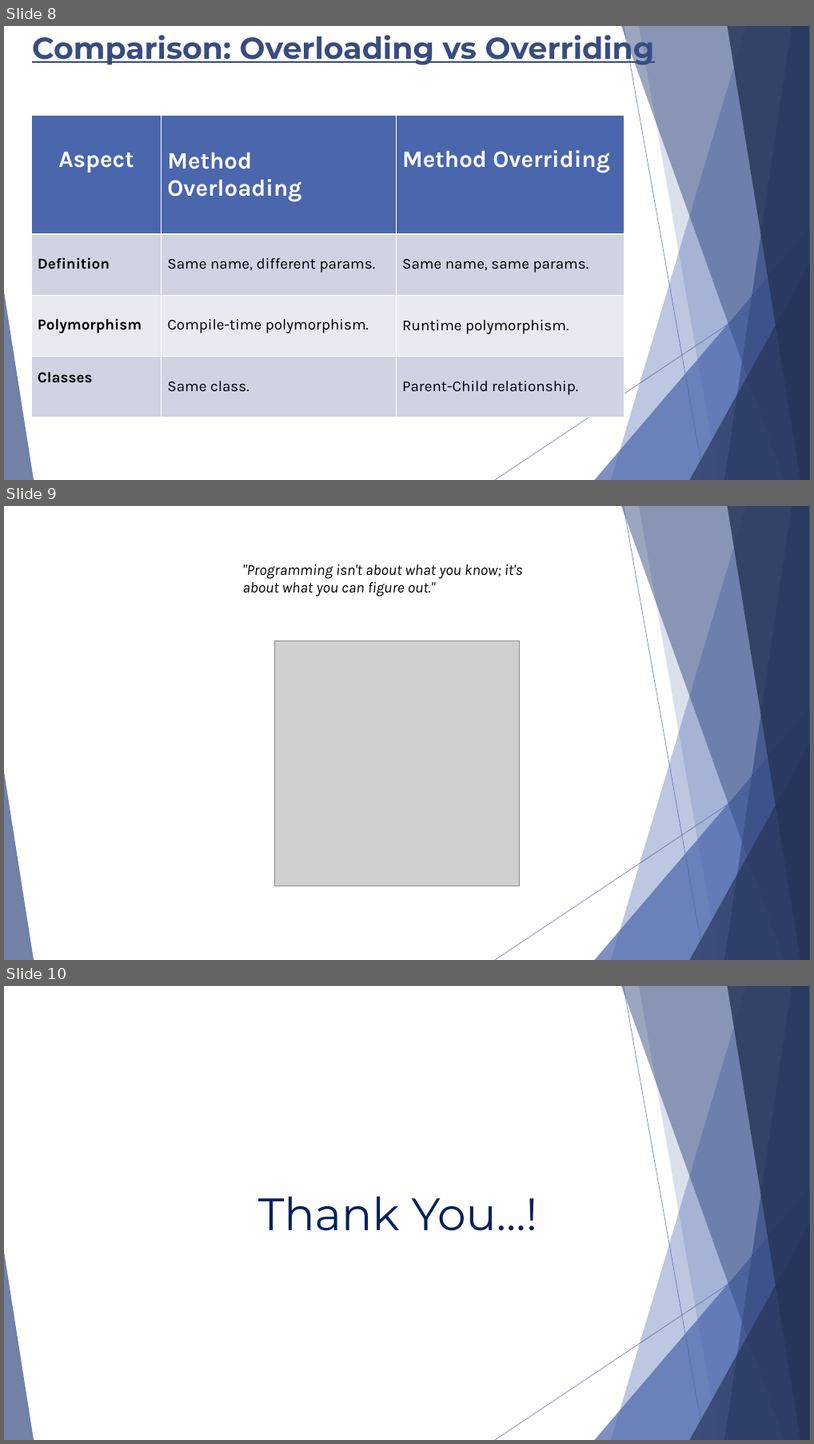
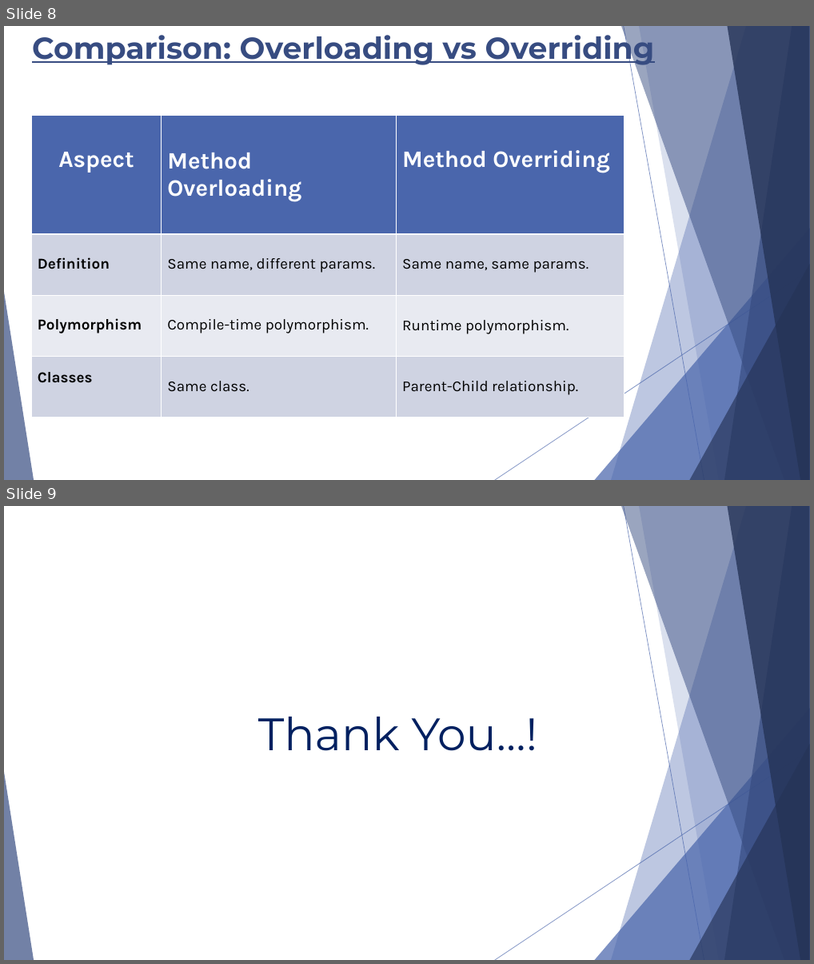
Before and after one commit to uzmabanu356/Learning-in-BCA, a slide deck: MS Office Suit/PowerPoint/java.pptx. Shown one above the other, each under a label of ours: slides 8, 9 and 10 before the commit, slides 8 and 9 after it. The pictures are 814x1444 and 814x964 pixels, drawn with LibreOffice and Linux fonts; fonts in the diff are those of the drawing; grey boxes stand for pictures. Boxes give left, top, right and bottom in pixels: in the first picture for what was removed or moved away, otherwise in the second. Text is boxed around its words. In the diff, an @@ line names an element or a change of style, - is before the commit and + after.

```diff
--- a/MS Office Suit/PowerPoint/java.pptx
+++ b/MS Office Suit/PowerPoint/java.pptx
@@ slide 9 removed at (x1=4, y1=506, x2=810, y2=960), background #FFFFFF; not listed: 10 template elements that a slide beside it also shows @@
@@ text removed at (x1=242, y1=564, x2=523, y2=596) @@
-"Programming isn't about what you know; it's about what you can figure out."
@@ picture removed at (x1=274, y1=641, x2=519, y2=886) @@
@@ what was slide 10 is now slide 9 @@
```
Also in this commit, not shown: 1 other file.
